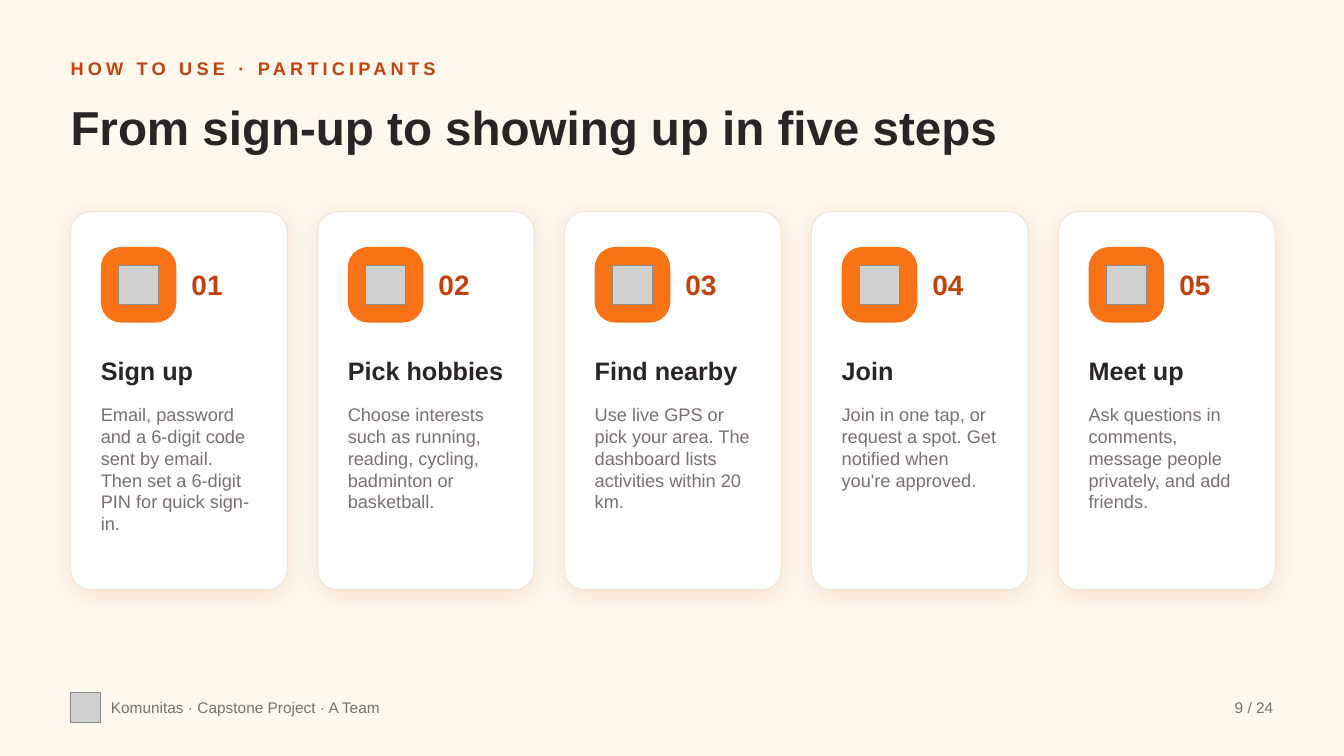
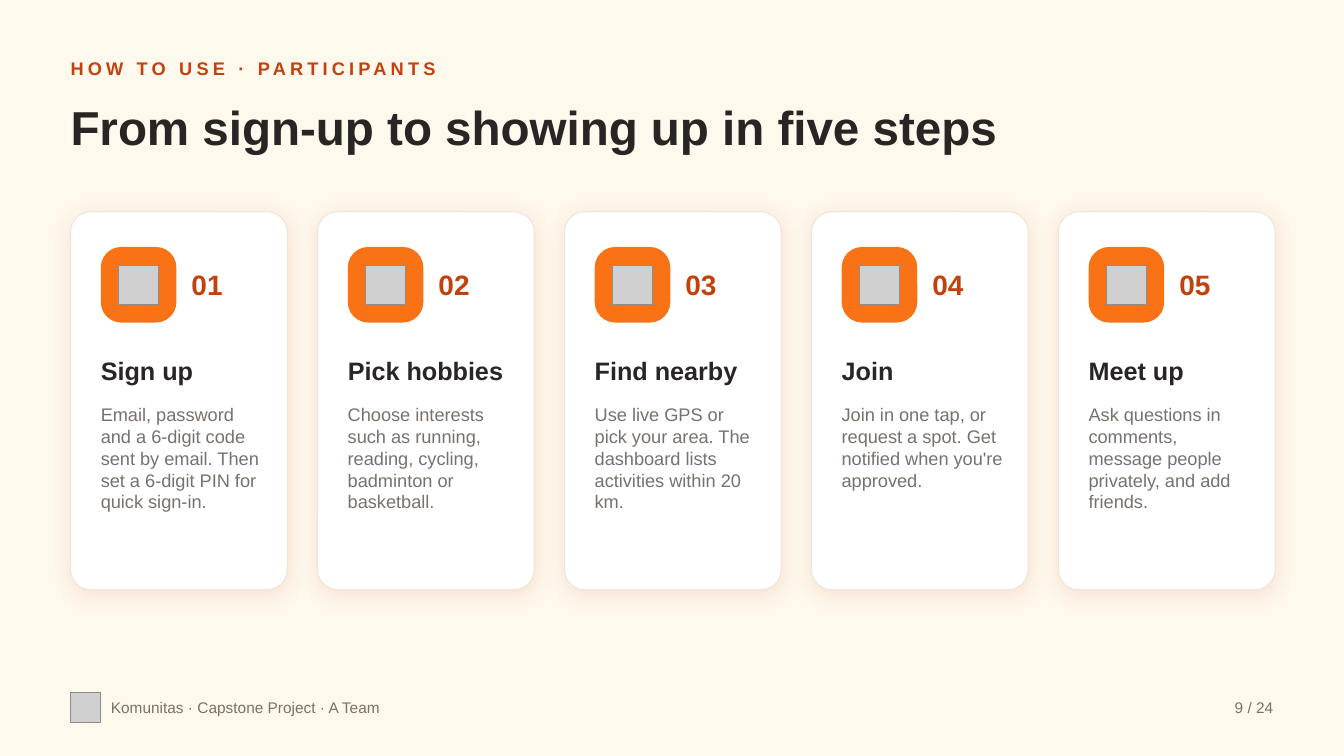
Before and after one commit to NebsPutra/Capstone-Dummy, a slide deck: slide 9 of flyer/komunitas-project-deck.pptx. Drawn at 1344x756 pixels with LibreOffice and Linux fonts; fonts in the diff are those of the drawing; grey boxes stand for pictures; background and template pictures are left out. Boxes give left, top, right and bottom in pixels: in the first picture for what was removed or moved away, otherwise in the second. Text is boxed around its words. In the diff, an @@ line names an element or a change of style, - is before the commit and + after.

```diff
--- a/flyer/komunitas-project-deck.pptx
+++ b/flyer/komunitas-project-deck.pptx
@@ text "Email, password and a 6-digit ..." rewrapped from <box>101,408,249,530</box> to <box>101,408,258,512</box> @@
@@ text "Join in one tap, or ..." rewrapped from <box>842,408,996,491</box> to <box>842,408,1003,491</box> @@
```
Also in this commit, not shown: 8 other slides changed, 4 other files.
